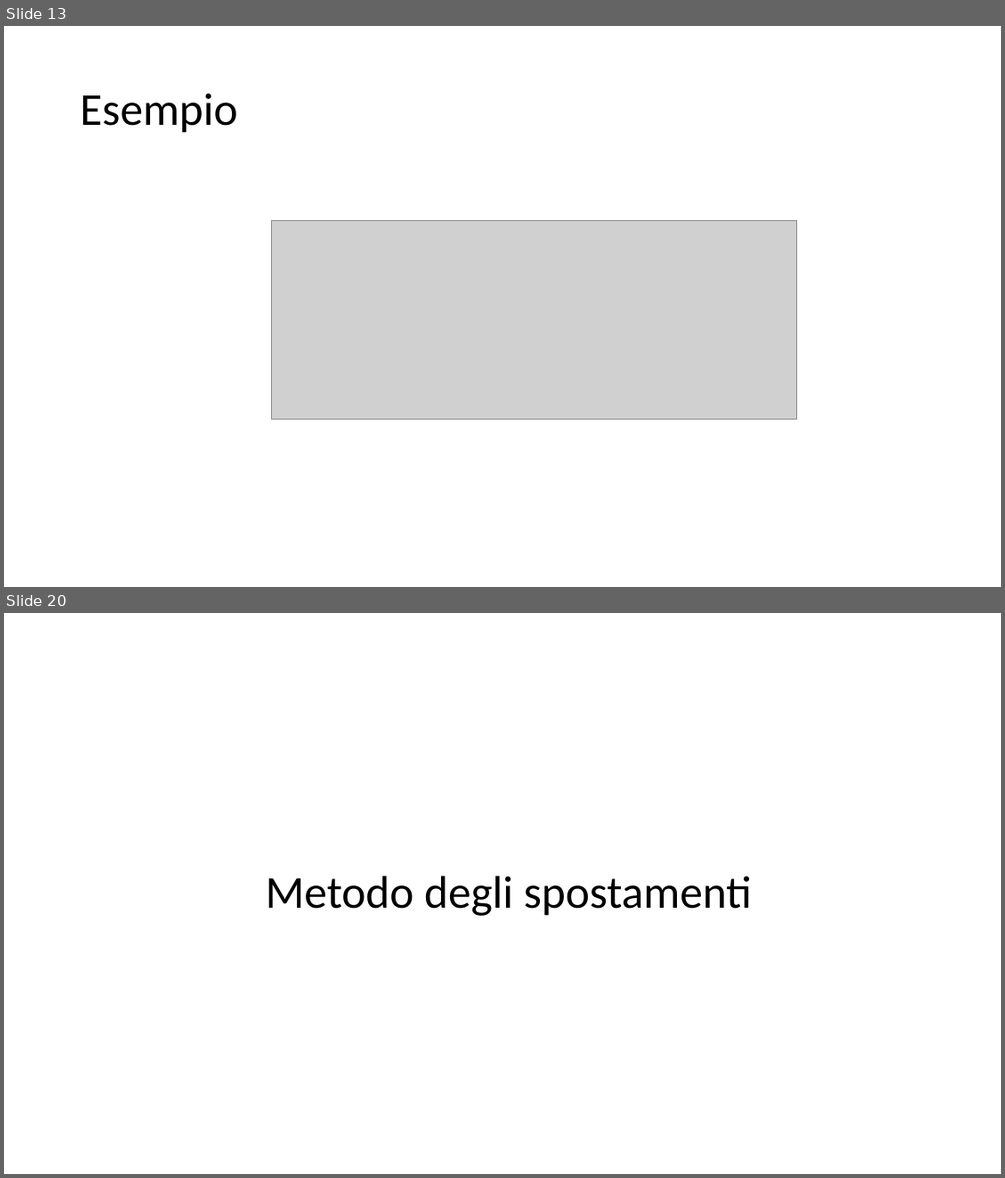
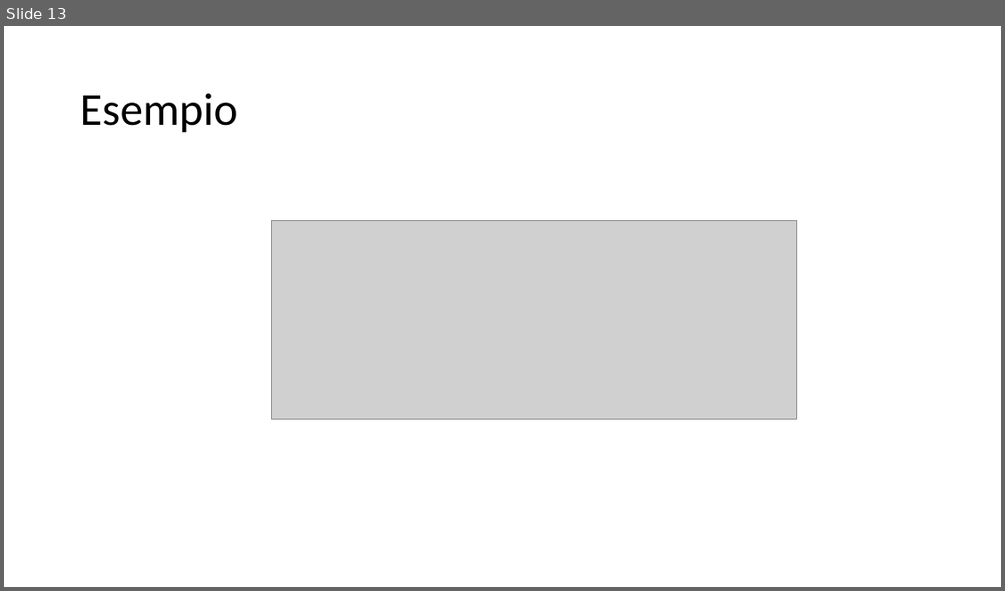
Before and after one commit to giuseppetomassetti/SdC, a slide deck: lezioni/H 10-13 deformazione nelle travi inflesse.pptx. Shown one above the other, each under a label of ours: slides 13 and 20 before the commit, slide 13 after it; the slides between them are not shown. The pictures are 1005x1178 and 1005x591 pixels, drawn with LibreOffice and Linux fonts; fonts in the diff are those of the drawing; grey boxes stand for pictures. Boxes give left, top, right and bottom in pixels: in the first picture for what was removed or moved away, otherwise in the second. Text is boxed around its words. In the diff, an @@ line names an element or a change of style, - is before the commit and + after.

```diff
--- a/lezioni/H 10-13 deformazione nelle travi inflesse.pptx
+++ b/lezioni/H 10-13 deformazione nelle travi inflesse.pptx
@@ slide 20 removed at [4,613,1001,1174], background #FFFFFF @@
@@ title removed at [266,876,752,916] @@
-Metodo degli spostamenti
```
Also in this commit, not shown: 10 other slides removed, 49 other files.
